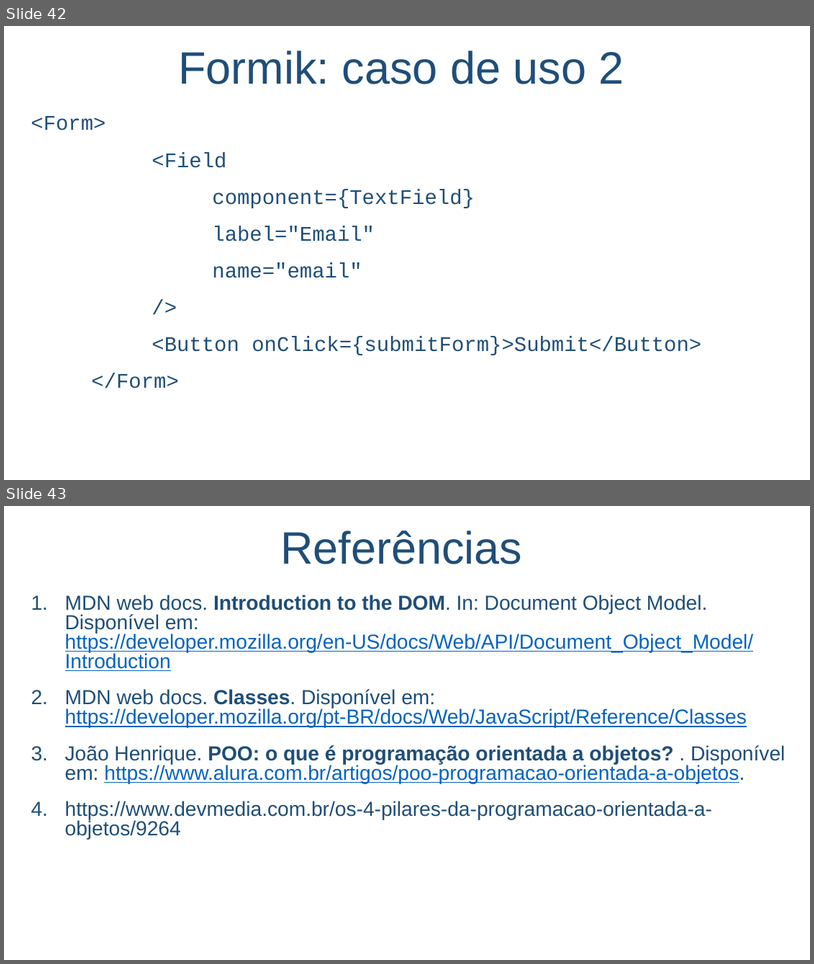
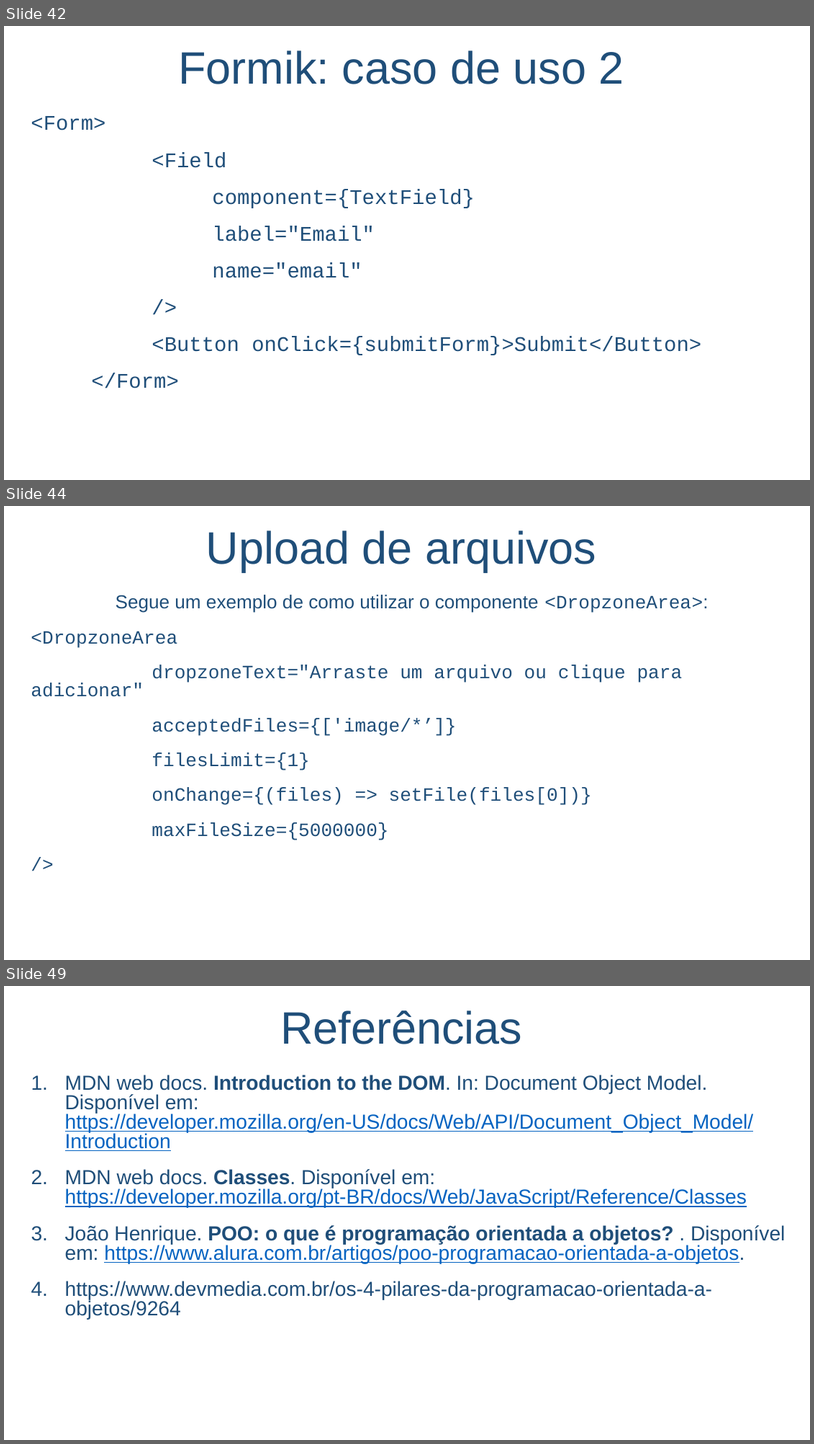
Before and after one commit to salmo-jr/public-slides, a slide deck: React.pptx. Shown one above the other, each under a label of ours: slides 42 and 43 before the commit, slides 42, 44 and 49 after it; the slides between them are not shown. The pictures are 814x964 and 814x1444 pixels, drawn with LibreOffice and Linux fonts; fonts in the diff are those of the drawing; background and template pictures are left out. Boxes give left, top, right and bottom in pixels: in the first picture for what was removed or moved away, otherwise in the second. Text is boxed around its words. In the diff, an @@ line names an element or a change of style, - is before the commit and + after.

```diff
--- a/React.pptx
+++ b/React.pptx
@@ slide 44 added at <box>4,506,810,960</box>, background picture (left out) @@
@@ text added at <box>206,530,597,572</box>, 54 pt, text #1F4E79 @@
+Upload de arquivos
@@ text added at <box>31,595,708,840</box>, 22.4 pt, text #1F4E79 @@
+Segue um exemplo de como utilizar o componente <DropzoneArea>:
+<DropzoneArea
+dropzoneText="Arraste um arquivo ou clique para adicionar"
+acceptedFiles={['image/*’]}
+filesLimit={1}
+onChange={(files) => setFile(files[0])}
+maxFileSize={5000000}
+/>
@@ what was slide 43 is now slide 49 @@
```
Also in this commit, not shown: 5 other slides added, 1 other file.
